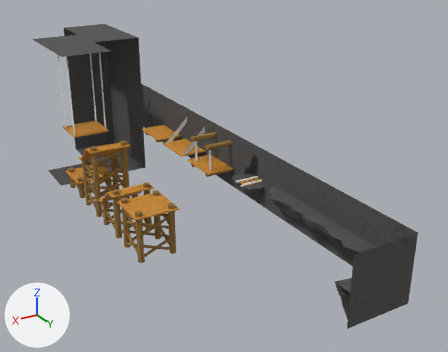
Renders of the Blender file TheUnityProject/Assets/Models/LevelTiles.blend from each side of a commit.
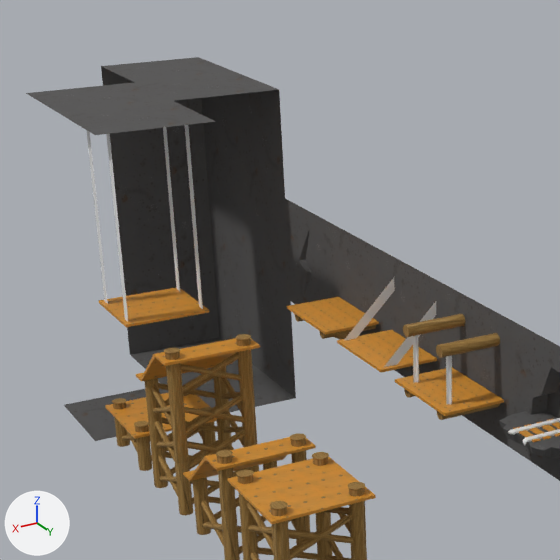
Each version is shown whole from a 50 mm lens placed at (9.62, 27.79, 10.03), pointed at (-0.83, 10.35, 1.31), then close up on the part from 5% to 57% of the width and 0% to 67% of the height. Lighting does not change. The marker at lower left points along +X, +Y and +Z.

In view in the first close-up: 'Floor-Corner', 'GroundPlatformExtension', 'GroundPlatformRampExtended', 'GroundPlatformTopExtended', 'Platform-Chains', 'Roof-Chains', 'Roof-Corner', 'Roof-Wall', 'Wall-CaveEntryDetail', 'Wall-Corner', 'Wall-Platform1', 'Wall-Platform2', 'Wall-Platform3'.
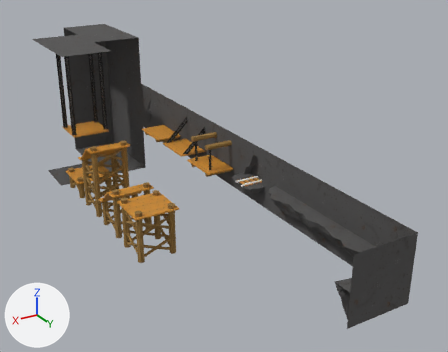
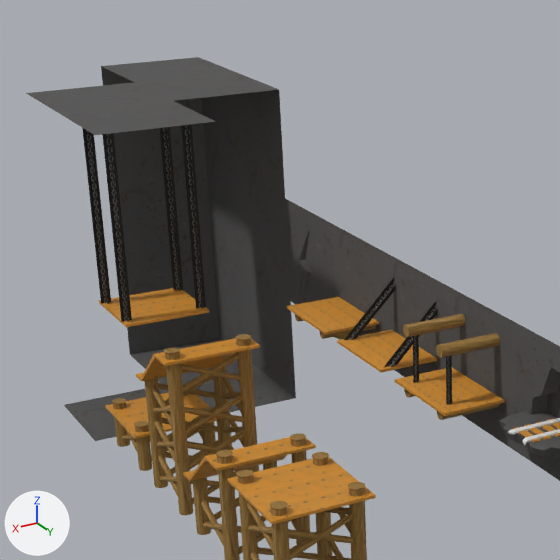
What the commit changed:
Picture 'chain.png' (img_chain_png) is new.
In material 'Chains' (mat_chains), base_color is no longer (0.8, 0.8, 0.8), white #e7e7e7.
In material 'Chains' (mat_chains), texture is now set to img_chain_png.
me_cube_011 is used by ob_platform_chains; location (2.0, 4.0, 2.0).
Verts and faces of me_cube_011; kept vertices keep their numbers, new ones are numbered from 24.
me_cube_011 had 24 vertices, 10 faces and spanned x -0.738..0.738, y -0.738..0.738, z -0.31..1.0.
me_cube_011 now has 40 vertices, 14 faces and spans x -0.75..0.75, y -0.738..0.738, z -0.31..1.0.
Part 1, on me_cube_011:
New vertex 24 is at (-0.75, 0.55, -0.266), pixel (205, 306).
New vertex 25 is at (-0.75, -0.55, -0.266), pixel (183, 289).
New vertex 26 is at (-0.75, -0.55, 1.0), pixel (177, 220).
New vertex 27 is at (-0.75, 0.55, 1.0), pixel (200, 236).
New vertex 28 is at (0.57, 0.55, -0.266), pixel (131, 319).
New vertex 29 is at (0.57, -0.55, -0.266), pixel (111, 301).
New vertex 30 is at (0.57, -0.55, 1.0), pixel (103, 231).
New vertex 31 is at (0.57, 0.55, 1.0), pixel (124, 247).
New vertices 32 to 39 stand at vertices 24 to 31, in that order, plus (0.18, 0.0, 0.0).
New faces: (24, 27, 35, 32), (25, 26, 34, 33), (28, 31, 39, 36), (29, 30, 38, 37) (mat_chains (picture img_chain_png)).
me_cube_011 part 2: 4 kept faces spanning x -0.66..0.66, y -0.64..0.64, z -0.266..1.0 get new texture (UV) coordinates.
me_cube_015 is used by ob_wall_platform2; location (0.0, 8.0, 2.0).
Verts and faces of me_cube_015; kept vertices keep their numbers, new ones are numbered from 20.
me_cube_015 had 20 vertices, 9 faces and spanned x -1.03..0.03, y -1.0..1.0, z -1.0..1.0.
me_cube_015 now has 28 vertices, 11 faces and spans x -1.03..0.03, y -1.0..1.0, z -1.0..1.0.
Part 3, on me_cube_015:
New vertex 20 is at (-1.03, 0.64, 0.57).
New vertex 21 is at (-1.03, -0.64, 0.57), pixel (397, 282).
New vertex 22 is at (-1.03, -0.76, 0.57).
New vertex 23 is at (-1.03, 0.76, 0.57), pixel (439, 306).
New vertices 24 to 27 stand at vertices 20 to 23, in that order, plus (0.88, 0.0, -0.85).
New faces: (20, 23, 27, 24), (21, 22, 26, 25) (mat_chains (picture img_chain_png)).
me_cube_015 part 4: 2 kept faces spanning x -1.03..-0.03, y -0.7..0.7, z -0.28..0.69 get new texture (UV) coordinates.
me_cube_018 is used by ob_roof_chains; location (2.0, 4.0, 4.0).
Verts and faces of me_cube_018; kept vertices keep their numbers, new ones are numbered from 20.
me_cube_018 had 20 vertices, 5 faces and spanned x -1.0..1.0, y -1.0..1.0, z -1.0..1.0.
me_cube_018 now has 36 vertices, 9 faces and spans x -1.0..1.0, y -1.0..1.0, z -1.0..1.0.
Part 5, on me_cube_018:
New vertex 20 is at (-0.75, 0.55, -1.0), pixel (200, 236).
New vertex 21 is at (-0.75, -0.55, -1.0), pixel (177, 220).
New vertex 22 is at (-0.75, -0.55, 1.0), pixel (167, 106).
New vertex 23 is at (-0.75, 0.55, 1.0), pixel (191, 118).
New vertex 24 is at (0.57, 0.55, -1.0), pixel (124, 247).
New vertex 25 is at (0.57, -0.55, -1.0), pixel (103, 231).
New vertex 26 is at (0.57, -0.55, 1.0), pixel (91, 114).
New vertex 27 is at (0.57, 0.55, 1.0), pixel (112, 126).
New vertices 28 to 35 stand at vertices 20 to 27, in that order, plus (0.18, 0.0, 0.0).
New faces: (20, 23, 31, 28), (21, 22, 30, 29), (24, 27, 35, 32), (25, 26, 34, 33) (mat_chains (picture img_chain_png)).
me_cube_018 part 6: 4 kept faces spanning x -0.66..0.66, y -0.64..0.64, z -1.0..1.0 get new texture (UV) coordinates.

What differs and where, as boxes (x1, y1, x2, y2) in the close-ups (560 x 560 px):
'Wall-Platform3', surface changed
    both: (405, 318, 456, 409)
'Roof-Chains', surface changed, reshaped (grey to black)
    both: (59, 101, 216, 249)
'Wall-Platform2', surface changed, reshaped
    both: (337, 252, 446, 377)
'Platform-Chains', surface changed, reshaped
    before: (97, 221, 209, 327)
    after: (94, 221, 209, 327)
part 1 of me_cube_011, added (black)
    after: (94, 221, 206, 322)
part 2 of me_cube_011, surface changed (grey to black)
    both: (99, 222, 203, 322)
part 3 of me_cube_015, added
    after: (350, 284, 438, 367)
part 4 of me_cube_015, surface changed
    both: (344, 278, 436, 367)
part 5 of me_cube_018, added (black)
    after: (82, 124, 200, 249)
part 6 of me_cube_018, surface changed (grey to black)
    both: (88, 125, 197, 249)
